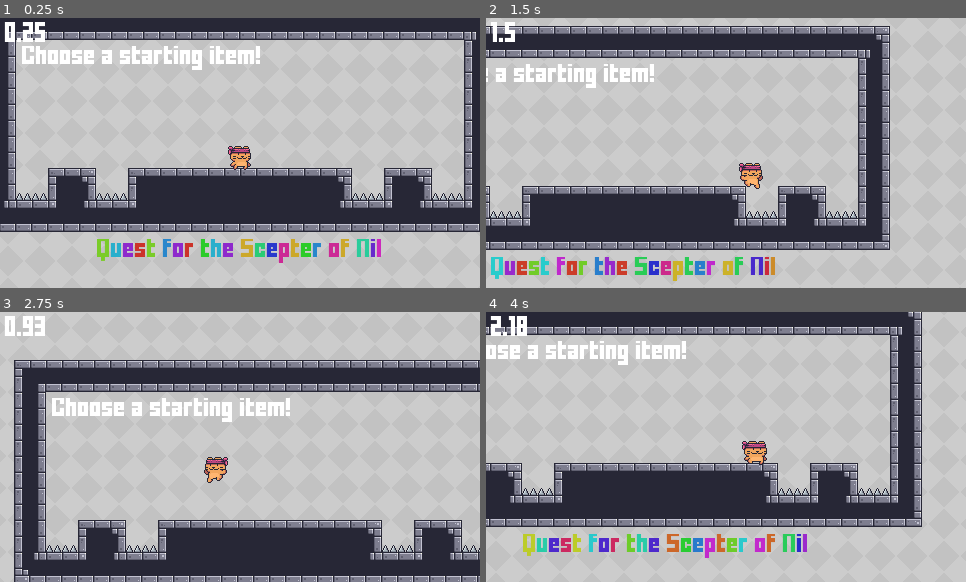
Above: before the commit, frames 1-4 (two rows, left to right).
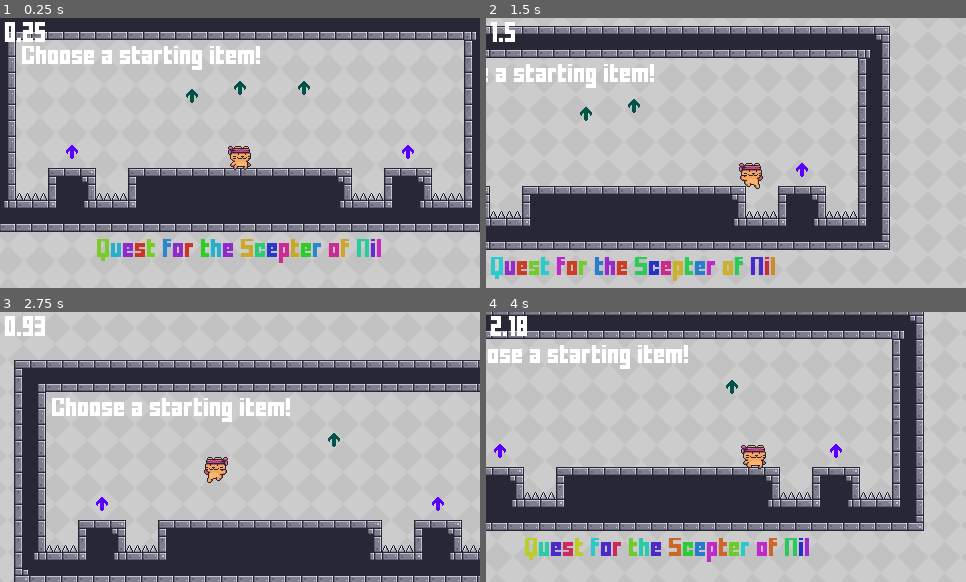
Above: after the commit, the same moments.

Repository: SnowyPeax/Community_Project_1_Johan
Game: Godot game, scene res://user/SnowyPeax/QuestForTheScepterOfNil.tscn
Same seed, same stepped clock (60 frames per second), same inputs: the game is played once before the commit and once after it. This scene is started directly instead of the project's main scene.
Inputs:
- Up to frame 1 (0.25 s): no input
- Up to frame 2 (1.5 s): tap Enter (interact) at 0.5, 1.35 s; hold Space (jump) 0.53-1.28 s; hold D (right) from 0.53 s (still down)
- Up to frame 3 (2.75 s): tap Space (jump) at 1.52, 1.55, 1.82 s; release D (right) at 2.03 s; hold A (left) from 2.03 s (still down); hold Space (jump) from 2.03 s (still down)
- Up to frame 4 (4 s): release A (left) at 2.78 s; release Space (jump) at 2.78 s; hold D (right) from 2.78 s (still down); tap Enter (interact) at 2.85 s; tap Space (jump) at 3.02, 3.05, 3.32 s; hold Space (jump) from 3.53 s (still down)

The runs differ from the first frame. In frame 1, 0.3% of the frame differs, in the area x 13-87%, y 23-53%; in frame 2, 0.2%; in frame 3, 0.2%; in frame 4, 19%, in the area x 0-92%, y 0-93%.

Commit message:
add basic modifiers

Diff:
--- a/user/SnowyPeax/QuestForTheScepterOfNil.tscn
+++ b/user/SnowyPeax/QuestForTheScepterOfNil.tscn
@@ -1,7 +1,9 @@
-[gd_scene load_steps=3 format=3 uid="uid://llwgolfnn255"]
+[gd_scene load_steps=5 format=3 uid="uid://llwgolfnn255"]
 
 [ext_resource type="PackedScene" uid="uid://bv2o3xgv1pqg0" path="res://core/scenes/base_level.tscn" id="1_u6oy1"]
 [ext_resource type="Texture2D" uid="uid://btuupdyno6oog" path="res://core/assets/Background/Gray.png" id="2_1n8bu"]
+[ext_resource type="PackedScene" uid="uid://bcx2s67fe2tqb" path="res://user/SnowyPeax/questForTheScepterOfNil/modifiers/speed_mod.tscn" id="3_ca4as"]
+[ext_resource type="PackedScene" uid="uid://mehykytwwth5" path="res://user/SnowyPeax/questForTheScepterOfNil/modifiers/jump_mod.tscn" id="4_53vky"]
 
 [node name="QuestEntrance" instance=ExtResource("1_u6oy1")]
 
@@ -29,11 +31,26 @@
 offset_bottom = -73.0
 text = "Choose a starting item!"
 
-[connection signal="body_entered" from="Autotiles/@Area2D@39947" to="Autotiles/@Area2D@39947" method="_on_body_entered" flags=18]
-[connection signal="body_entered" from="Autotiles/@Area2D@39948" to="Autotiles/@Area2D@39948" method="_on_body_entered" flags=18]
-[connection signal="body_entered" from="Autotiles/@Area2D@39949" to="Autotiles/@Area2D@39949" method="_on_body_entered" flags=18]
-[connection signal="body_entered" from="Autotiles/@Area2D@39950" to="Autotiles/@Area2D@39950" method="_on_body_entered" flags=18]
-[connection signal="body_entered" from="Autotiles/@Area2D@39962" to="Autotiles/@Area2D@39962" method="_on_body_entered" flags=18]
-[connection signal="body_entered" from="Autotiles/@Area2D@39963" to="Autotiles/@Area2D@39963" method="_on_body_entered" flags=18]
-[connection signal="body_entered" from="Autotiles/@Area2D@39964" to="Autotiles/@Area2D@39964" method="_on_body_entered" flags=18]
-[connection signal="body_entered" from="Autotiles/@Area2D@39965" to="Autotiles/@Area2D@39965" method="_on_body_entered" flags=18]
+[node name="SpeedMod" parent="." index="4" instance=ExtResource("3_ca4as")]
+position = Vector2(-168, 0)
+
+[node name="SpeedMod2" parent="." index="5" instance=ExtResource("3_ca4as")]
+position = Vector2(168, 0)
+
+[node name="JumpMod" parent="." index="6" instance=ExtResource("4_53vky")]
+position = Vector2(64, -64)
+
+[node name="JumpMod2" parent="." index="7" instance=ExtResource("4_53vky")]
+position = Vector2(-48, -56)
+
+[node name="JumpMod3" parent="." index="8" instance=ExtResource("4_53vky")]
+position = Vector2(0, -64)
+
+[connection signal="body_entered" from="Autotiles/Spikes" to="Autotiles/Spikes" method="_on_body_entered" flags=18]
+[connection signal="body_entered" from="Autotiles/@Area2D@127404" to="Autotiles/@Area2D@127404" method="_on_body_entered" flags=18]
+[connection signal="body_entered" from="Autotiles/@Area2D@127405" to="Autotiles/@Area2D@127405" method="_on_body_entered" flags=18]
+[connection signal="body_entered" from="Autotiles/@Area2D@127406" to="Autotiles/@Area2D@127406" method="_on_body_entered" flags=18]
+[connection signal="body_entered" from="Autotiles/@Area2D@127407" to="Autotiles/@Area2D@127407" method="_on_body_entered" flags=18]
+[connection signal="body_entered" from="Autotiles/@Area2D@127408" to="Autotiles/@Area2D@127408" method="_on_body_entered" flags=18]
+[connection signal="body_entered" from="Autotiles/@Area2D@127409" to="Autotiles/@Area2D@127409" method="_on_body_entered" flags=18]
+[connection signal="body_entered" from="Autotiles/@Area2D@127410" to="Autotiles/@Area2D@127410" method="_on_body_entered" flags=18]
--- /dev/null
+++ b/user/SnowyPeax/questForTheScepterOfNil/modifiers/jump_mod.gd
@@ -0,0 +1,13 @@
+extends Area2D
+
+@export var modifier = 1.1
+
+@onready var player
+
+func _ready():
+	player = Levelmanager.get_player()
+
+func _on_body_entered(body):
+	if body == player:
+		player.jump_velocity *= modifier
+		queue_free()
--- /dev/null
+++ b/user/SnowyPeax/questForTheScepterOfNil/modifiers/jump_mod.tscn
@@ -0,0 +1,19 @@
+[gd_scene load_steps=4 format=3 uid="uid://mehykytwwth5"]
+
+[ext_resource type="Script" path="res://user/SnowyPeax/questForTheScepterOfNil/modifiers/jump_mod.gd" id="1_jb6m4"]
+[ext_resource type="Texture2D" uid="uid://b5f6tvij0xe3n" path="res://user/SnowyPeax/questForTheScepterOfNil/assets/items/murkyArrow.png" id="2_srn7j"]
+
+[sub_resource type="CapsuleShape2D" id="CapsuleShape2D_kwso2"]
+radius = 6.0
+height = 14.0
+
+[node name="JumpMod" type="Area2D"]
+script = ExtResource("1_jb6m4")
+
+[node name="Sprite2D" type="Sprite2D" parent="."]
+texture = ExtResource("2_srn7j")
+
+[node name="CollisionShape2D" type="CollisionShape2D" parent="."]
+shape = SubResource("CapsuleShape2D_kwso2")
+
+[connection signal="body_entered" from="." to="." method="_on_body_entered"]
--- /dev/null
+++ b/user/SnowyPeax/questForTheScepterOfNil/modifiers/speed_mod.gd
@@ -0,0 +1,13 @@
+extends Area2D
+
+@export var modifier = 1.2
+
+@onready var player
+
+func _ready():
+	player = Levelmanager.get_player()
+
+func _on_body_entered(body):
+	if body == player:
+		player.speed *= modifier
+		queue_free()
--- /dev/null
+++ b/user/SnowyPeax/questForTheScepterOfNil/modifiers/speed_mod.tscn
@@ -0,0 +1,19 @@
+[gd_scene load_steps=4 format=3 uid="uid://bcx2s67fe2tqb"]
+
+[ext_resource type="Script" path="res://user/SnowyPeax/questForTheScepterOfNil/modifiers/speed_mod.gd" id="1_jn5o0"]
+[ext_resource type="Texture2D" uid="uid://cqur8758tan5c" path="res://user/SnowyPeax/questForTheScepterOfNil/assets/items/purpleArrow.png" id="2_bj4dn"]
+
+[sub_resource type="CapsuleShape2D" id="CapsuleShape2D_1ver4"]
+radius = 6.0
+height = 14.0
+
+[node name="SpeedMod" type="Area2D"]
+script = ExtResource("1_jn5o0")
+
+[node name="Sprite2D" type="Sprite2D" parent="."]
+texture = ExtResource("2_bj4dn")
+
+[node name="CollisionShape2D" type="CollisionShape2D" parent="."]
+shape = SubResource("CapsuleShape2D_1ver4")
+
+[connection signal="body_entered" from="." to="." method="_on_body_entered"]
Binary file added: user/SnowyPeax/questForTheScepterOfNil/assets/items/murkyArrow.png
Not shown, added: user/SnowyPeax/questForTheScepterOfNil/assets/items/murkyArrow.png.import
Binary file added: user/SnowyPeax/questForTheScepterOfNil/assets/items/purpleArrow.png
Not shown, added: user/SnowyPeax/questForTheScepterOfNil/assets/items/purpleArrow.png.import
